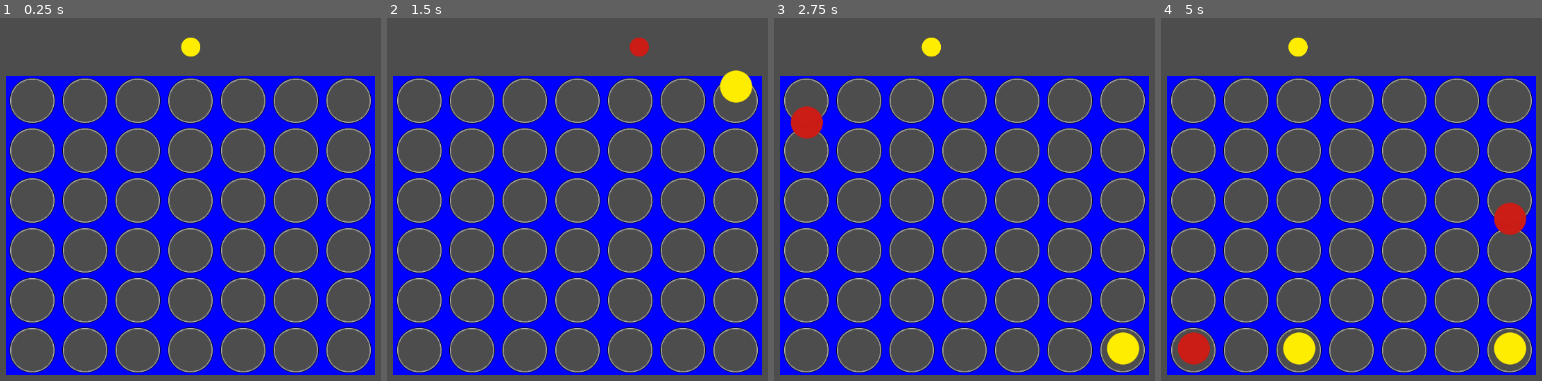
Above: before the commit, frames 1-4 (left to right).
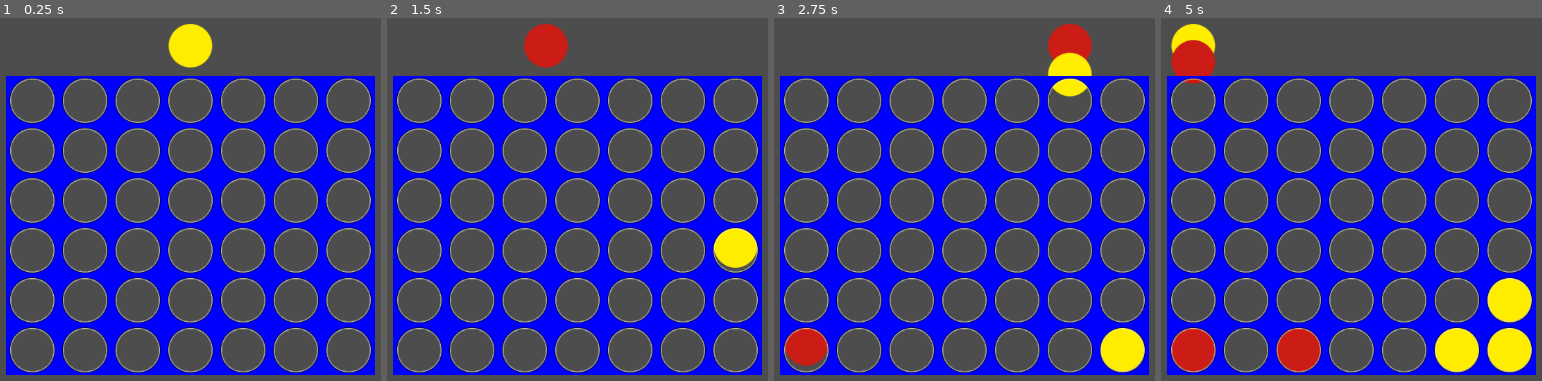
Above: after the commit, the same moments.

Repository: CarpetStudioStudio/vcgjspring2026
Game: Godot game, scene res://scenes/gameplay_area.tscn
The game is run twice, just before and just after one commit, with the same random seed, the same clock (stepped at 60 frames per second) and the same inputs. Before the commit the project has no main scene; this scene is started directly in both runs. The engine's default icon, where the game draws it, is replaced by a stand-in: a white triangle on a blue panel in a dark square.
Inputs (mouse positions are in pixels of both pictures, inside the frame that each line leads up to):
- Up to frame 1 (0.25 s): no input
- Up to frame 2 (1.5 s): tap Enter at 0.5 s; move the mouse to (752, 203) at 0.52 s; press the mouse at (752, 203) at 0.53 s; move the mouse to (417, 246) at 1.27 s; release the mouse at (417, 246) at 1.28 s; click (417, 246) at 1.35 s
- Up to frame 3 (2.75 s): move the mouse to (1044, 126) at 2.02 s; press the mouse at (1044, 126) at 2.03 s
- Up to frame 4 (5 s): move the mouse to (1313, 315) at 2.77 s; release the mouse at (1313, 315) at 2.78 s; click (1313, 315) at 2.85 s; move the mouse to (outside the picture) at 3.52 s; press the mouse at (outside the picture) at 3.53 s; move the mouse to (outside the picture) at 4.27 s; release the mouse at (outside the picture) at 4.28 s; click (outside the picture) at 4.35 s

The runs differ from the first frame. In frame 1, 0.9% of the frame differs, in the area x 44-56%, y 1-14%; in frame 2, 2.9%; in frame 3, 4.1%; in frame 4, 6.7%, in the area x 2-98%, y 1-98%.

Commit message:
Tune visuals

Diff:
--- a/Piece/Piece.tscn
+++ b/Piece/Piece.tscn
@@ -2,11 +2,8 @@
 
 [ext_resource type="Texture2D" uid="uid://cltnp8fyy60pw" path="res://icon.svg" id="1_guwan"]
 [ext_resource type="Script" uid="uid://cmkqi43xfu7xt" path="res://Piece/piece.gd" id="2_1aca4"]
-[ext_resource type="Texture2D" uid="uid://cexcaxvbuhw35" path="res://Piece/red_dot.png" id="3_6dp0k"]
-[ext_resource type="Texture2D" uid="uid://be78rsdhd4y0" path="res://Piece/yellow_dot.png" id="4_1r04k"]
 
 [node name="Piece" type="Sprite2D" unique_id=818604889]
-scale = Vector2(0.625, 0.625)
+scale = Vector2(0.85, 0.85)
 texture = ExtResource("1_guwan")
 script = ExtResource("2_1aca4")
-sprites = Array[Texture]([ExtResource("1_guwan"), ExtResource("3_6dp0k"), ExtResource("4_1r04k")])
--- a/board/connect_four_tilemap.tscn
+++ b/board/connect_four_tilemap.tscn
@@ -7,6 +7,7 @@
 script = ExtResource("1_kmst1")
 
 [node name="TileMap" type="TileMapLayer" parent="." unique_id=985604939]
+z_index = 1
 position = Vector2(-266, -216)
 tile_map_data = PackedByteArray("AAAAAAAAAAABAAEAAAABAAAAAAABAAEAAAACAAAAAAABAAEAAAADAAAAAAABAAEAAAAEAAAAAAABAAEAAAAFAA …(592 unchanged characters)…
 tile_set = ExtResource("1_4m2cl")
--- a/project.godot
+++ b/project.godot
@@ -11,6 +11,7 @@
 [application]
 
 config/name="VCGJ2026"
+run/main_scene="uid://bms8gljnjkdsi"
 config/features=PackedStringArray("4.6", "GL Compatibility")
 config/icon="res://icon.svg"
 
--- a/scenes/connect_four_board.gd
+++ b/scenes/connect_four_board.gd
@@ -10,7 +10,9 @@
 	return $TileMap.get_local_mouse_position()
 
 func grid_to_position(pos : Vector2i) -> Vector2:
-	return $TileMap.map_to_local(pos)+$TileMap.global_position
+	var world_pos : Vector2i = $TileMap.map_to_local(pos)+$TileMap.global_position
+	world_pos += Vector2i(-1,3)
+	return world_pos
 
 func position_to_grid(pos : Vector2) -> Vector2i:
 	return $TileMap.local_to_map(pos)
--- a/scenes/gameplay_area.gd
+++ b/scenes/gameplay_area.gd
@@ -41,8 +41,7 @@
 		topchip_target_x = new_x
 
 	dist = absf(topchip.position.x-target_position_x_world)
-	print(dist)
-	topchip.position.x = move_toward(topchip.position.x,target_position_x_world,follow_curve.sample(dist))
+	topchip.position.x = move_toward(topchip.position.x,target_position_x_world,follow_curve.sample(dist)*delta)
 
 	if queued_drop_x != -1 and is_zero_approx(dist):
 		initiate_drop(queued_drop_x)
--- a/scenes/gameplay_area.tscn
+++ b/scenes/gameplay_area.tscn
@@ -7,8 +7,8 @@
 [ext_resource type="PackedScene" uid="uid://dv142aw4n8270" path="res://board/connect_four_tilemap.tscn" id="4_tcirx"]
 
 [sub_resource type="Curve" id="Curve_erxlv"]
-_limits = [0.0, 10.0, 0.0, 500.0]
-_data = [Vector2(0, 3.8202248), 0.0, 0.0005617954, 0, 0, Vector2(374.99997, 10), 0.0, 0.0, 0, 0]
+_limits = [0.0, 1500.0, 0.0, 500.0]
+_data = [Vector2(0, 380), 0.0, 0.0, 0, 0, Vector2(372.5, 1297.7528), 0.0, 0.0, 0, 0]
 point_count = 2
 
 [node name="GameplayArea" type="Node2D" unique_id=1961209254]
@@ -26,5 +26,5 @@
 
 [node name="Dummy" type="Sprite2D" parent="." unique_id=2088462674]
 position = Vector2(0, -256.00003)
-scale = Vector2(0.37499997, 0.37499994)
+scale = Vector2(0.85, 0.85)
 texture = ExtResource("4_erxlv")
